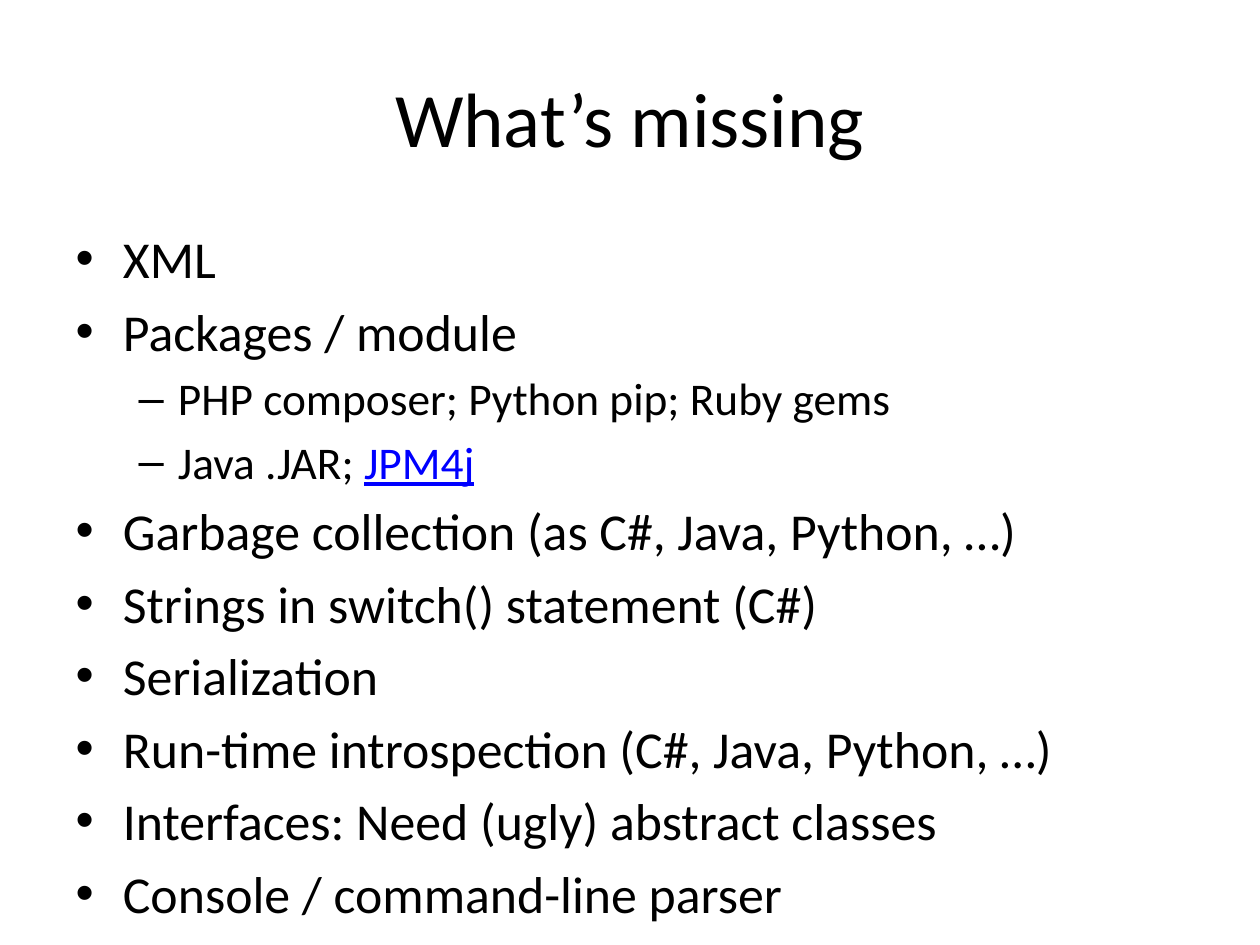
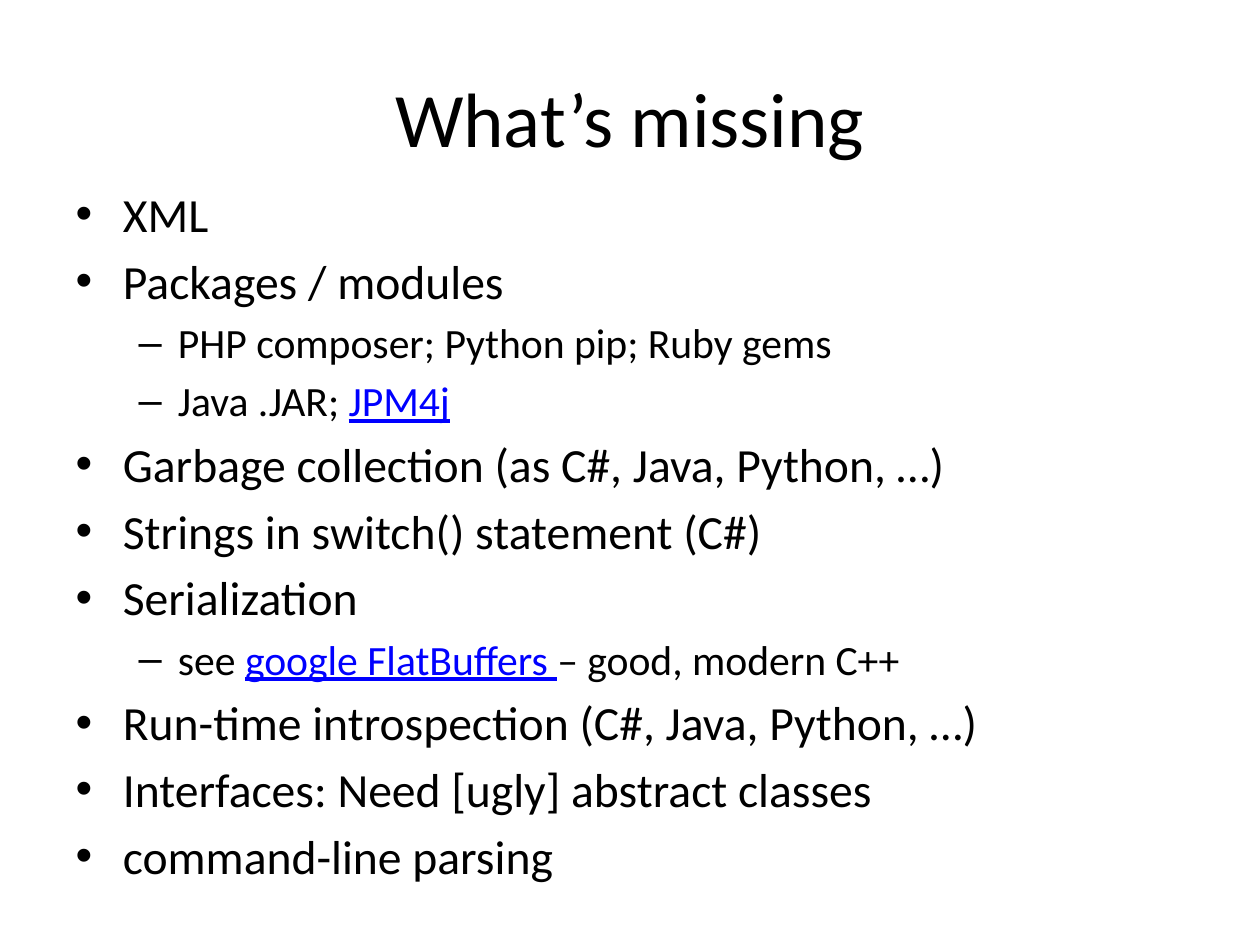
Before and after one commit to fellmad/FunWithCpp11, a slide deck: slide 4 of doc/Fun_with_C++11.pptx. Drawn at 1260x945 pixels with LibreOffice and Linux fonts; fonts in the diff are those of the drawing. Boxes give left, top, right and bottom in pixels: in the first picture for what was removed or moved away, otherwise in the second. Text is boxed around its words. In the diff, an @@ line names an element or a change of style, - is before the commit and + after.

Commit message:
pptx

```diff
--- a/doc/Fun_with_C++11.pptx
+++ b/doc/Fun_with_C++11.pptx
@@ text "XML": place and size @@
-text "XML" at (123, 244, 989, 922)
+text "XML" at (123, 201, 919, 816)
@@ text at (123, 201, 919, 748): size 29.6 to 27.2 pt in "XML", "Garbage collection (as C#, Java, Python, …)", "Strings in switch() statement (C#)", "Serialization" and 1 more places; size 25.9 to 23.8 pt in "PHP composer; Python pip; Ruby gems", "Java .JAR; JPM4j" @@
@@ text at (123, 266, 503, 308): text changed; size 29.6 to 27.2 pt @@
-• Packages / module
+• Packages / modules
@@ text at (178, 646, 900, 682): paragraph added @@
+  – see google FlatBuffers – good, modern C++
@@ text at (123, 772, 871, 816): text changed; size 29.6 to 27.2 pt @@
-• Interfaces: Need (ugly) abstract classes
-• Console / command-line parser
+• Interfaces: Need [ugly] abstract classes
+• command-line parsing
```
Also in this commit, not shown: 1 other slide changed.
